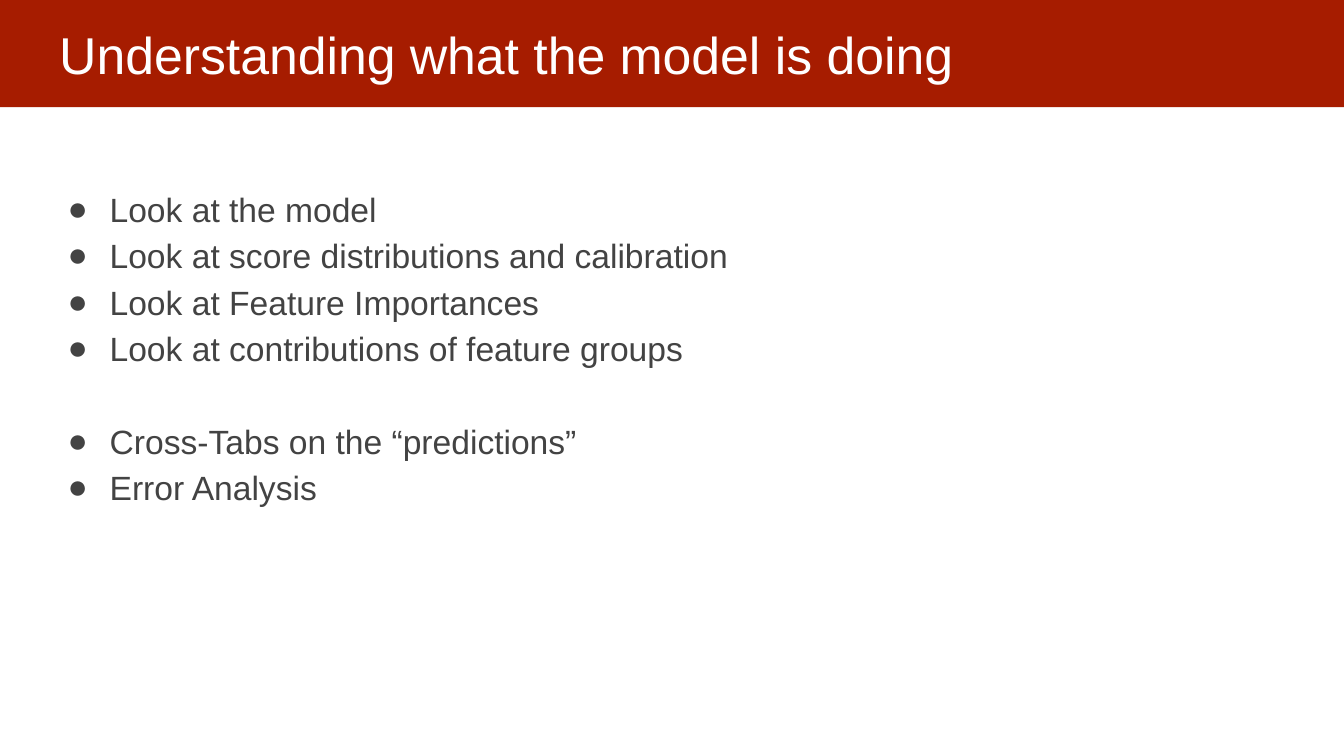
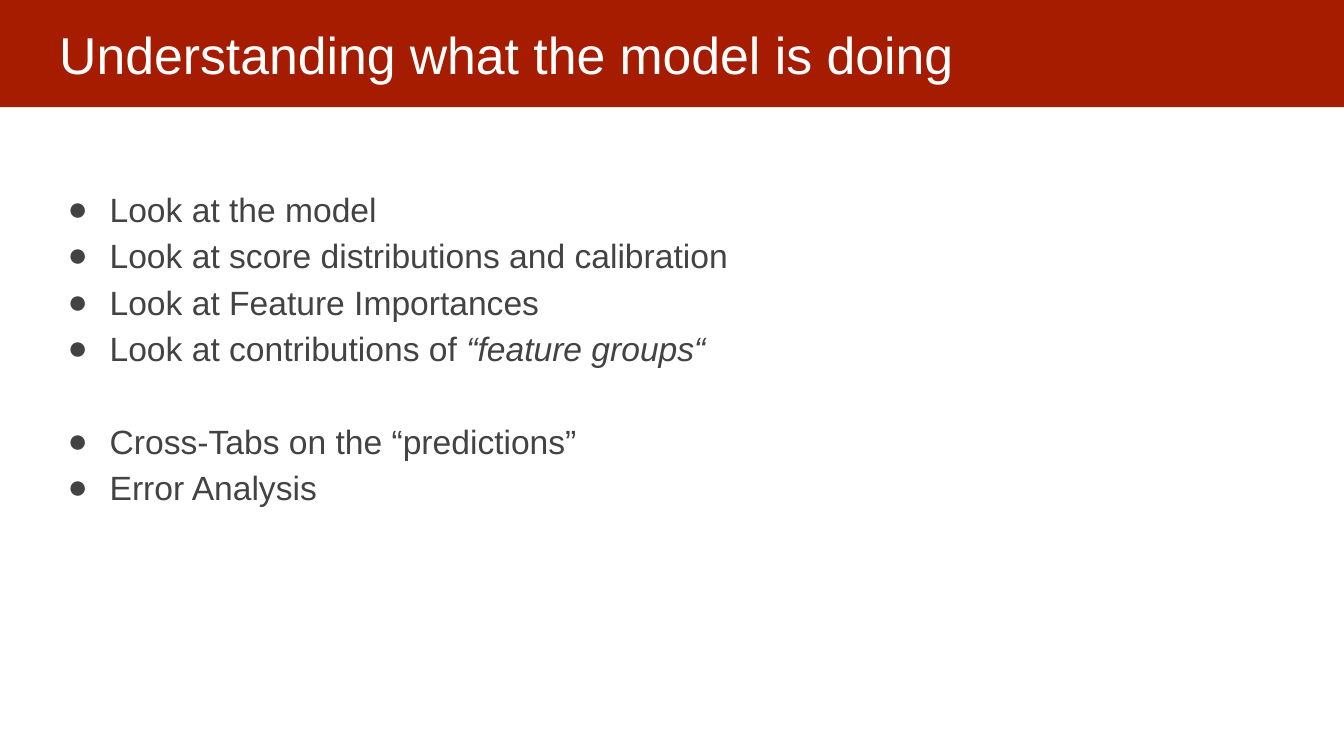
Before and after one commit to dssg/MLinPractice, a slide deck: slide 4 of Lectures/Lecture14-UnderstandingModels.pptx. Drawn at 1344x756 pixels with LibreOffice and Linux fonts; fonts in the diff are those of the drawing. Boxes give left, top, right and bottom in pixels: in the first picture for what was removed or moved away, otherwise in the second. Text is boxed around its words. In the diff, an @@ line names an element or a change of style, - is before the commit and + after.

```diff
--- a/Lectures/Lecture14-UnderstandingModels.pptx
+++ b/Lectures/Lecture14-UnderstandingModels.pptx
@@ text at <box>110,336,705,368</box>: text changed @@
-● Look at contributions of feature groups
+● Look at contributions of “feature groups“
```
Also in this commit, not shown: 2 other slides changed, 1 slide added, 1 other file.
